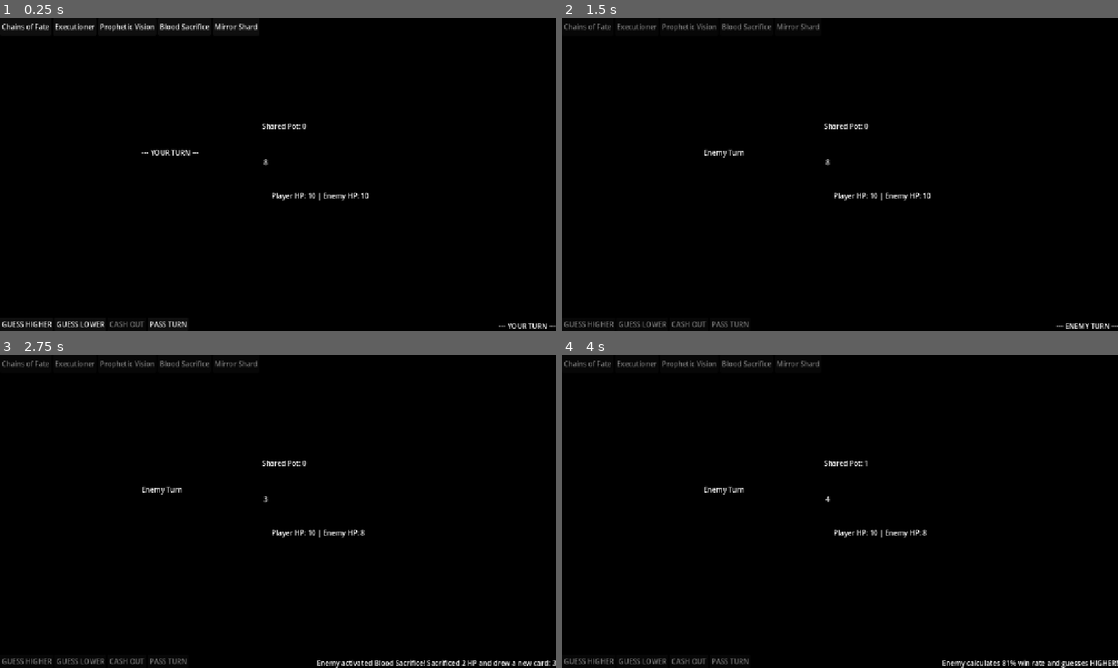
Above: before the commit, frames 1-4 (two rows, left to right).
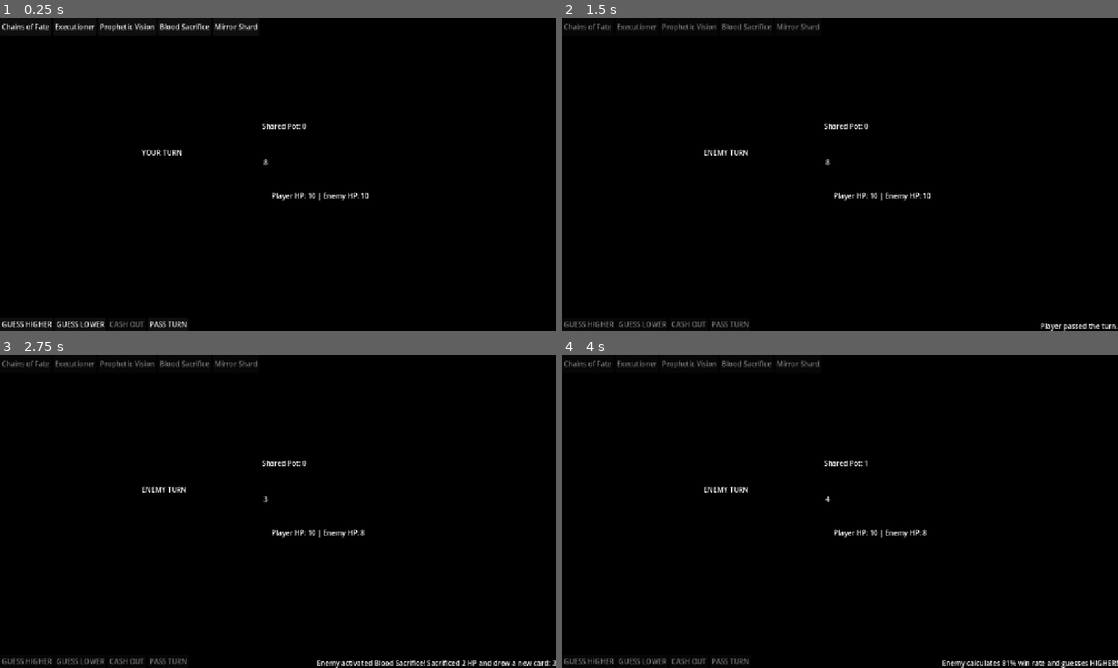
Above: after the commit, the same moments.

Repository: wadahac/HighLowPrototype
Game: Godot game, scene res://scenes/main.tscn
The game is run twice, just before and just after one commit, with the same random seed, the same clock (stepped at 60 frames per second) and the same inputs.
Inputs:
- Up to frame 1 (0.25 s): no input
- Up to frame 2 (1.5 s): click "PASS TURN" at 0.5 s; tap Enter at 1.25 s
- Up to frame 3 (2.75 s): tap Space at 2 s
- Up to frame 4 (4 s): tap Enter at 2.75 s; tap Space at 3.5 s

The runs differ from the first frame. In frame 1, 0.2% of the frame differs, in the area x 25-100%, y 42-100%; in frame 2, 0.3%, in the area x 26-100%, y 41-100%; in frame 3, 0.1%; in frame 4, 0.1%.

Commit message:
refactor: update turn indicator display logic in HighLowGameManager
Co-authored-by: aider (gemini/gemini-3.6-flash) <aider@aider.chat>

Diff:
--- a/high-low-prototype/src/HighLowGameManager.gd
+++ b/high-low-prototype/src/HighLowGameManager.gd
@@ -105,7 +105,7 @@
 	if vision_label:
 		vision_label.text = ""
 	if status_label:
-		status_label.text = "--- YOUR TURN ---"
+		status_label.text = ""
 
 	if enemy_ai:
 		enemy_ai.reset_deck_memory()
@@ -336,16 +336,11 @@
 		mirror_active = false
 		enemy_cash_out_and_pass_locked = false
 		set_player_controls_enabled(true)
-		if status_label:
-			if player_cash_out_and_pass_locked:
-				status_label.text = "TRAPPED BY CHAINS OF FATE: YOU MUST GUESS!"
-			else:
-				status_label.text = "--- YOUR TURN ---"
+		if player_cash_out_and_pass_locked and status_label:
+			status_label.text = "TRAPPED BY CHAINS OF FATE: YOU MUST GUESS!"
 	else:
 		player_cash_out_and_pass_locked = false
 		set_player_controls_enabled(false)
-		if status_label:
-			status_label.text = "--- ENEMY TURN ---"
 		if enemy_ai:
 			enemy_ai.take_turn(active_card, shared_pot, player_hp, enemy_cash_out_and_pass_locked)
 
@@ -415,9 +410,9 @@
 func _update_turn_label() -> void:
 	if turn_label:
 		if is_player_turn:
-			turn_label.text = "--- YOUR TURN ---"
+			turn_label.text = "YOUR TURN"
 		else:
-			turn_label.text = "Enemy Turn"
+			turn_label.text = "ENEMY TURN"
 
 func _on_health_changed(p_hp: int, e_hp: int) -> void:
 	if health_label:
